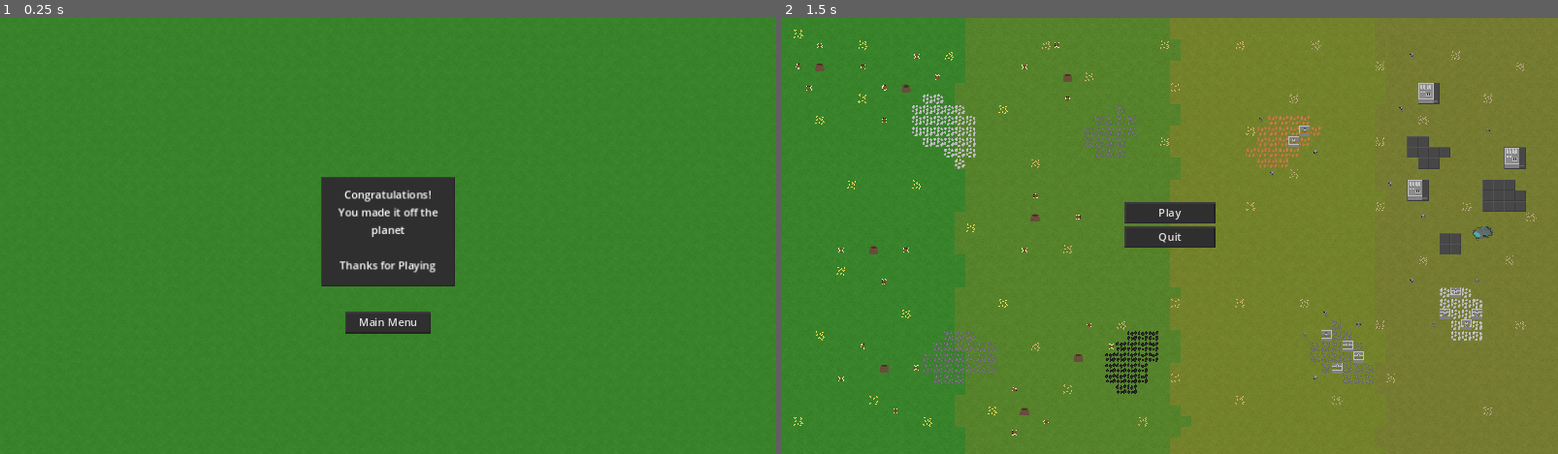
Above: before the commit, frames 1-2 (left to right).
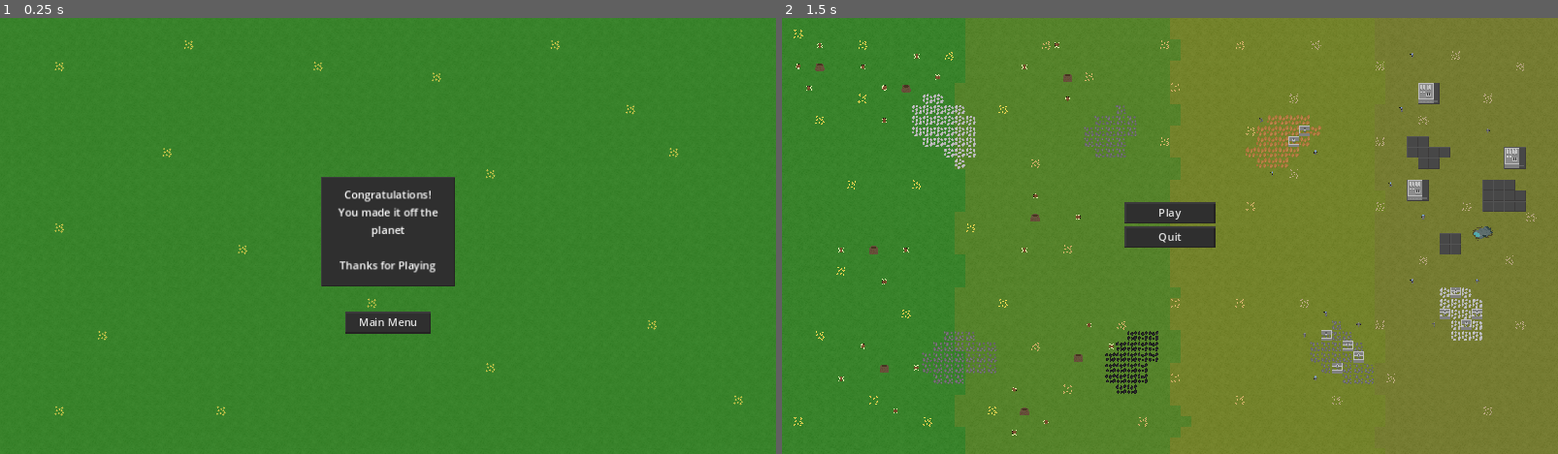
Above: after the commit, the same moments.

Repository: wssuomi/pirate-jam-14
Game: Godot game, scene res://scenes/end_screen.tscn
The game is run twice, just before and just after one commit, with the same random seed, the same clock (stepped at 60 frames per second) and the same inputs. This scene is started directly instead of the project's main scene.
Inputs (mouse positions are in pixels of both pictures, inside the frame that each line leads up to):
- Up to frame 1 (0.25 s): no input
- Up to frame 2 (1.5 s): tap Enter at 0.5 s; move the mouse to (1340, 214) at 0.52 s; hold Right mouse button (erase_tile) 0.53-1.25 s; click (1340, 214) at 0.67 s; click "Main Menu" at 1.25 s

The runs differ from the first frame. In frame 1, 0.2% of the frame differs, in the area x 7-96%, y 5-92%; in frame 2, nothing differs.

Commit message:
set export settings

Diff:
--- a/scenes/end_screen.tscn
+++ b/scenes/end_screen.tscn
@@ -133,6 +133,7 @@
 tile_set = SubResource("TileSet_wv750")
 format = 2
 layer_0/tile_data = PackedInt32Array(0, 0, 0, 65536, 131072, 0, 131072, 65536, 0, 196608, 0, 0, 262144, 0, 0, 327680, 0 …(53709 unchanged characters)…
+layer_1/tile_data = PackedInt32Array(786494, 262144, 1, 1835068, 262144, 1, 524346, 262144, 1, 1703970, 262144, 1, 2359316, 262144, 1, 786447, 262144, 1, 327720, 262144, 1, 1900553, 262144, 1, 262149, 262144, 1, 1245189, 262144, 1, 262173, 262144, 1, 917549, 262144, 1, 1376278, 262144, 1, 2097197, 262144, 1, 131123, 262144, 1, 2293828, 262144, 1, 2359301, 262144, 1, 131089, 262144, 1)
 
 [node name="Button" type="Button" parent="."]
 texture_filter = 1
Not shown, changed: export_presets.cfg
